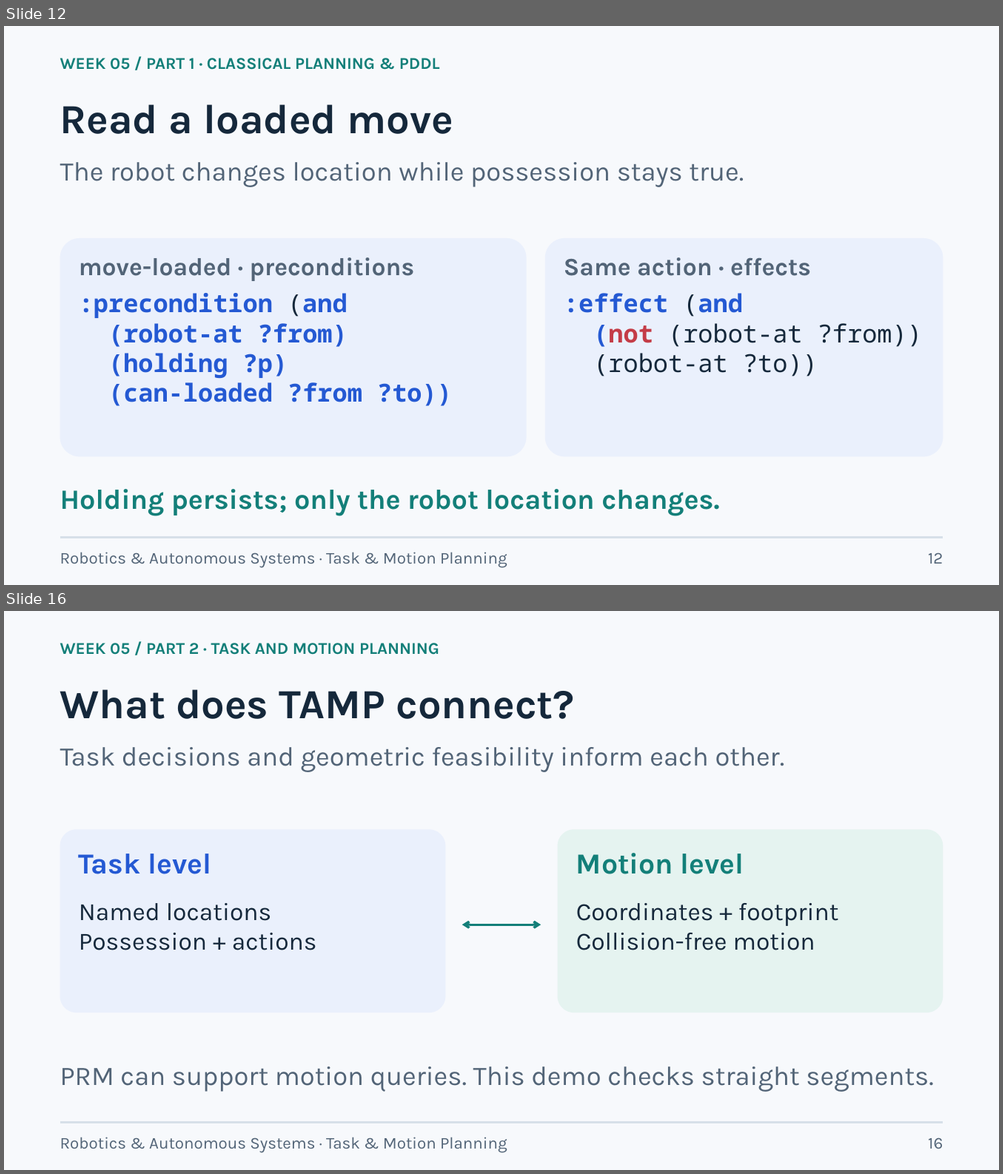
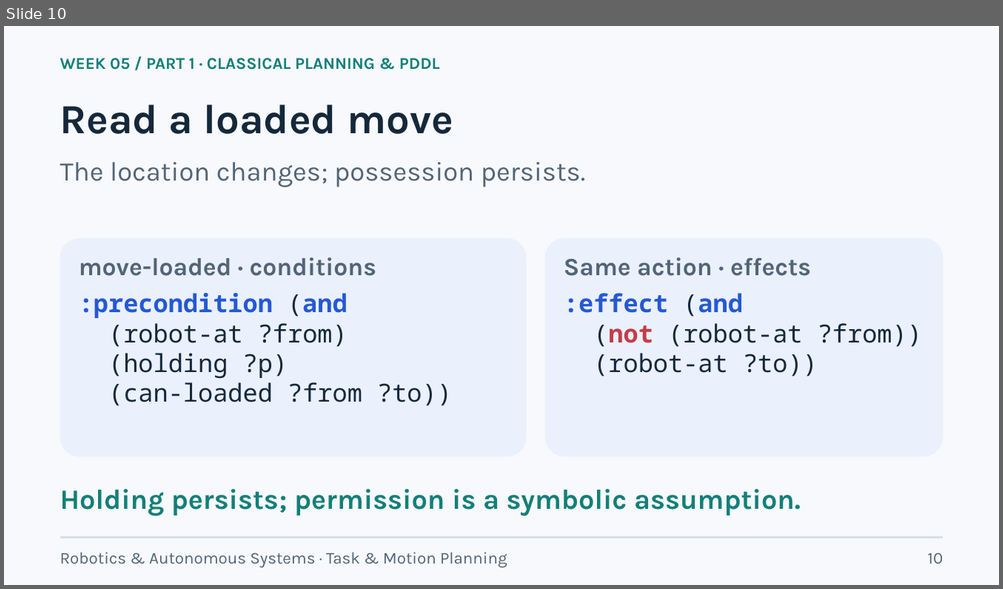
Before and after one commit to lifshitg/robotics-course-demos, a slide deck: week05_task_motion_planning/CLASSICAL_PLANNING_AND_TAMP.pptx. Shown one above the other, each under a label of ours: slides 12 and 16 before the commit, slide 10 after it; the slides between them are not shown. The pictures are 1003x1174 and 1003x589 pixels, drawn with LibreOffice and Linux fonts; fonts in the diff are those of the drawing. Boxes give left, top, right and bottom in pixels: in the first picture for what was removed or moved away, otherwise in the second. Text is boxed around its words. In the diff, an @@ line names an element or a change of style, - is before the commit and + after.

Commit message:
updated week05 presentation

```diff
--- a/week05_task_motion_planning/CLASSICAL_PLANNING_AND_TAMP.pptx
+++ b/week05_task_motion_planning/CLASSICAL_PLANNING_AND_TAMP.pptx
@@ slide 16 removed at [4,611,999,1170], background #F7F9FC @@
@@ text removed at [60,643,439,655] @@
-WEEK 05 / PART 2 · TASK AND MOTION PLANNING
@@ text removed at [60,689,574,719] @@
-What does TAMP connect?
@@ text removed at [60,747,785,772] @@
-Task decisions and geometric feasibility inform each other.
@@ rounded rectangle removed at [60,829,446,1013] @@
@@ rounded rectangle removed at [558,829,943,1013] @@
@@ text removed at [79,854,211,874] @@
-Task level
@@ text removed at [576,853,744,874] @@
-Motion level
@@ text removed at [79,903,317,951] @@
-Named locations
-Possession + actions
@@ text removed at [576,903,839,951] @@
-Coordinates + footprint
-Collision-free motion
@@ double arrow removed from (462, 925) to (540, 925) @@
@@ text removed at [60,1067,933,1092] @@
-PRM can support motion queries. This demo checks straight segments.
@@ line removed from (60, 1123) to (942, 1123) @@
@@ text removed at [60,1137,507,1153] @@
-Robotics & Autonomous Systems · Task & Motion Planning
@@ text removed at [928,1138,942,1149] @@
-16
@@ what was slide 12 is now slide 10 @@
@@ slide 10 changed as well @@
@@ text at [60,162,585,187]: text changed @@
-The robot changes location while possession stays true.
+The location changes; possession persists.
@@ text at [79,258,376,276]: text changed @@
-move-loaded · preconditions
+move-loaded · conditions
@@ text at [79,293,452,406]: text changed @@
-:precondition (and
-(robot-at ?from)
-(holding ?p)
-(can-loaded ?from ?to))
+:precondition (and
+(robot-at ?from)
+(holding ?p)
+(can-loaded ?from ?to))
@@ text at [563,293,922,377]: text changed @@
-:effect (and
-(not (robot-at ?from))
-(robot-at ?to))
+:effect (and
+(not (robot-at ?from))
+(robot-at ?to))
@@ text at [60,489,800,517]: text changed @@
-Holding persists; only the robot location changes.
+Holding persists; permission is a symbolic assumption.
@@ text at [928,553,943,564]: text changed @@
-12
+10
```
Also in this commit, not shown: 12 other slides changed, 10 slides added, 13 other slides removed, 47 other files.
